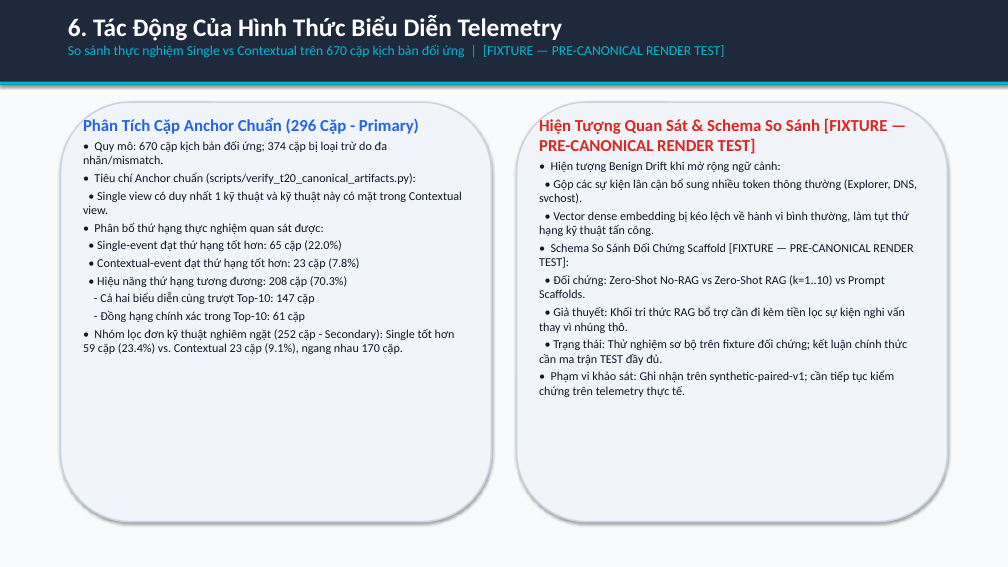
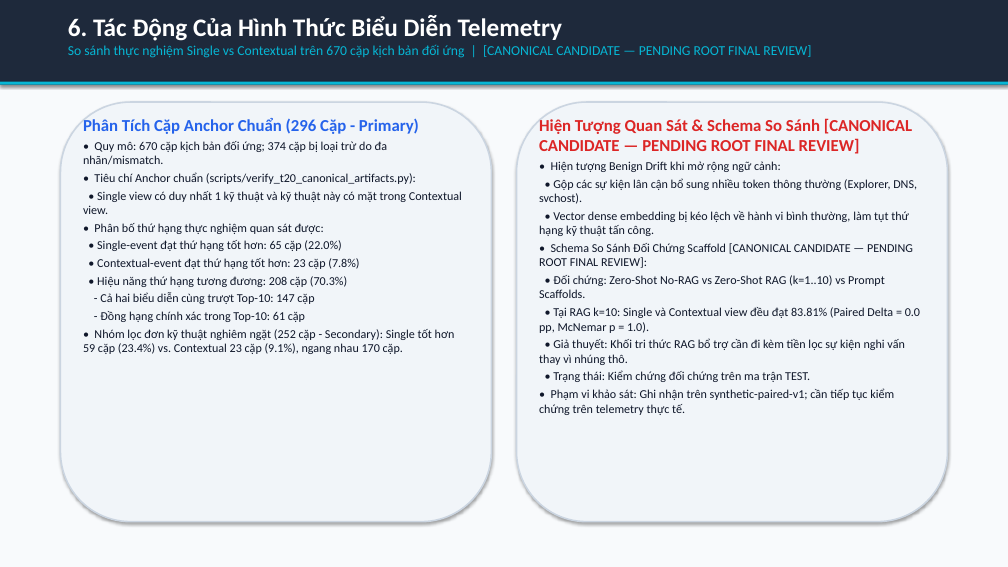
Before and after one commit to habachcp6/RAG2ATTCK, a slide deck: slide 7 of docs/presentation/slides.pptx. Drawn at 1008x567 pixels with LibreOffice and Linux fonts; fonts in the diff are those of the drawing. Boxes give left, top, right and bottom in pixels: in the first picture for what was removed or moved away, otherwise in the second. Text is boxed around its words. In the diff, an @@ line names an element or a change of style, - is before the commit and + after.

Commit message:
feat(slides): canonical consumer adapter, dynamic metric bundle injection, and 0.4219 McNemar alignment

```diff
--- a/docs/presentation/slides.pptx
+++ b/docs/presentation/slides.pptx
@@ text at box(68, 45, 811, 58): text changed @@
-So sánh thực nghiệm Single vs Contextual trên 670 cặp kịch bản đối ứng | [FIXTURE — PRE-CANONICAL RENDER TEST]
+So sánh thực nghiệm Single vs Contextual trên 670 cặp kịch bản đối ứng | [CANONICAL CANDIDATE — PENDING ROOT FINAL REVIEW]
@@ text at box(539, 118, 912, 154): text changed @@
-Hiện Tượng Quan Sát & Schema So Sánh [FIXTURE — PRE-CANONICAL RENDER TEST]
+Hiện Tượng Quan Sát & Schema So Sánh [CANONICAL CANDIDATE — PENDING ROOT FINAL REVIEW]
@@ text at box(539, 243, 913, 268): text changed @@
-• Schema So Sánh Đối Chứng Scaffold [FIXTURE — PRE-CANONICAL RENDER TEST]:
+• Schema So Sánh Đối Chứng Scaffold [CANONICAL CANDIDATE — PENDING ROOT FINAL REVIEW]:
@@ text at box(539, 307, 920, 333): paragraph added @@
+• Tại RAG k=10: Single và Contextual view đều đạt 83.81% (Paired Delta = 0.0 pp, McNemar p = 1.0).
@@ text at box(553, 370, 810, 382): text changed @@
-• Trạng thái: Thử nghiệm sơ bộ trên fixture đối chứng; kết luận chính thức cần ma trận TEST đầy đủ.
+• Trạng thái: Kiểm chứng đối chứng trên ma trận TEST.
```
Also in this commit, not shown: 11 other slides changed, 19 other files.
